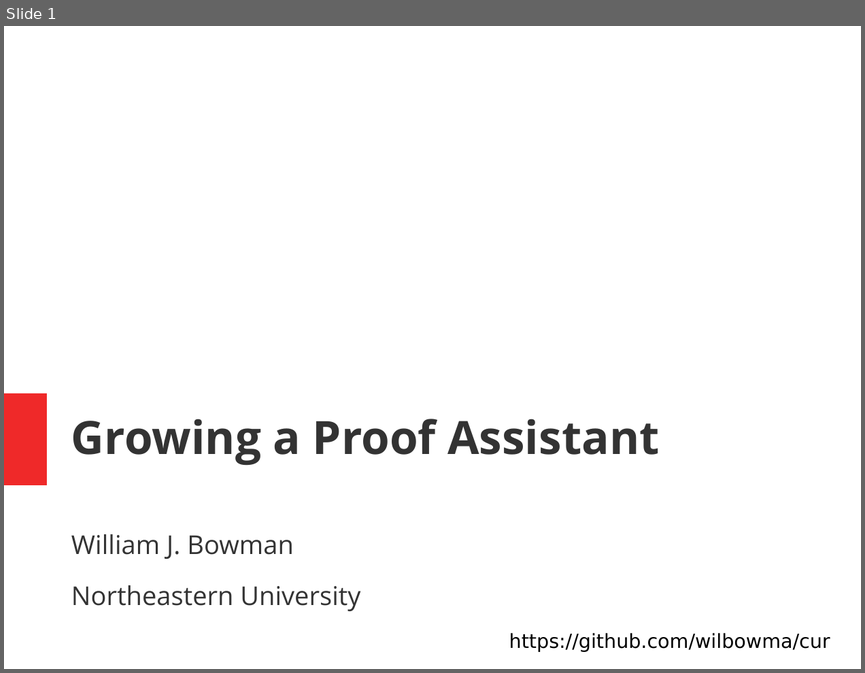
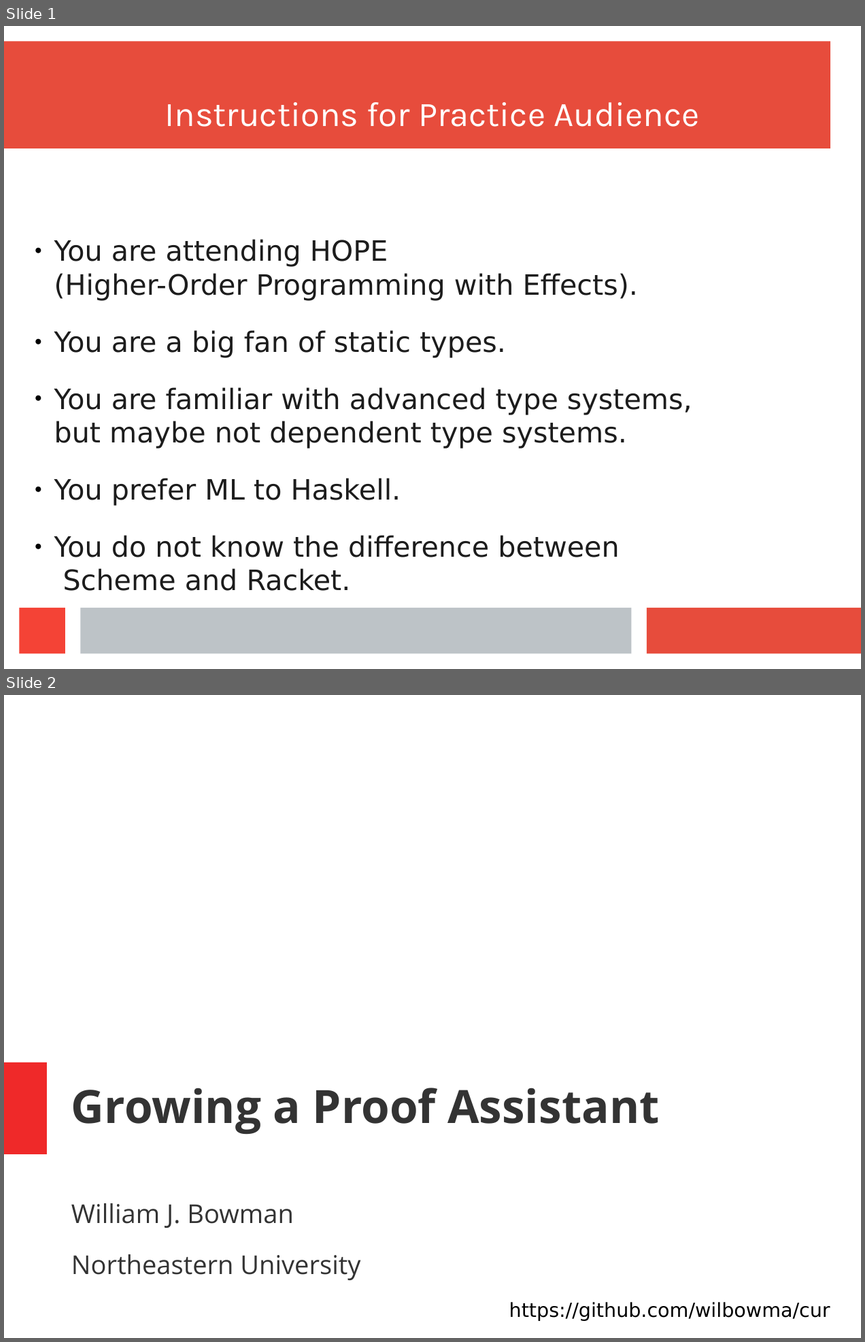
Before and after one commit to wilbowma/cur, a slide deck: hope-2016/slides.odp. Shown one above the other, each under a label of ours: slide 1 before the commit, slides 1 and 2 after it. The pictures are 865x673 and 865x1342 pixels, drawn with LibreOffice and Linux fonts; fonts in the diff are those of the drawing. Boxes give left, top, right and bottom in pixels: in the first picture for what was removed or moved away, otherwise in the second. Text is boxed around its words. In the diff, an @@ line names an element or a change of style, - is before the commit and + after.

```diff
--- a/hope-2016/slides.odp
+++ b/hope-2016/slides.odp
@@ slide 1 added at (x1=4, y1=26, x2=861, y2=669), background #FFFFFF @@
@@ rectangle added at (x1=4, y1=42, x2=830, y2=149), fill #E74C3C @@
@@ title added at (x1=164, y1=102, x2=699, y2=127), 32 pt, text #FFFFFF @@
+Instructions for Practice Audience
@@ text added at (x1=54, y1=239, x2=692, y2=590), 26 pt, text #1C1C1C @@
+● You are attending HOPE
+  (Higher-Order Programming with Effects).
+● You are a big fan of static types.
+● You are familiar with advanced type systems,
+  but maybe not dependent type systems.
+● You prefer ML to Haskell.
+● You do not know the difference between
+  Scheme and Racket.
@@ rectangle added at (x1=20, y1=607, x2=65, y2=654), fill #F44336 @@
@@ rectangle added at (x1=80, y1=607, x2=632, y2=654), fill #BDC3C7 @@
@@ rectangle added at (x1=647, y1=607, x2=861, y2=654), fill #E74C3C @@
@@ what was slide 1 is now slide 2 @@
```
Also in this commit, not shown: 8 slides changed, 2 other slides added.
